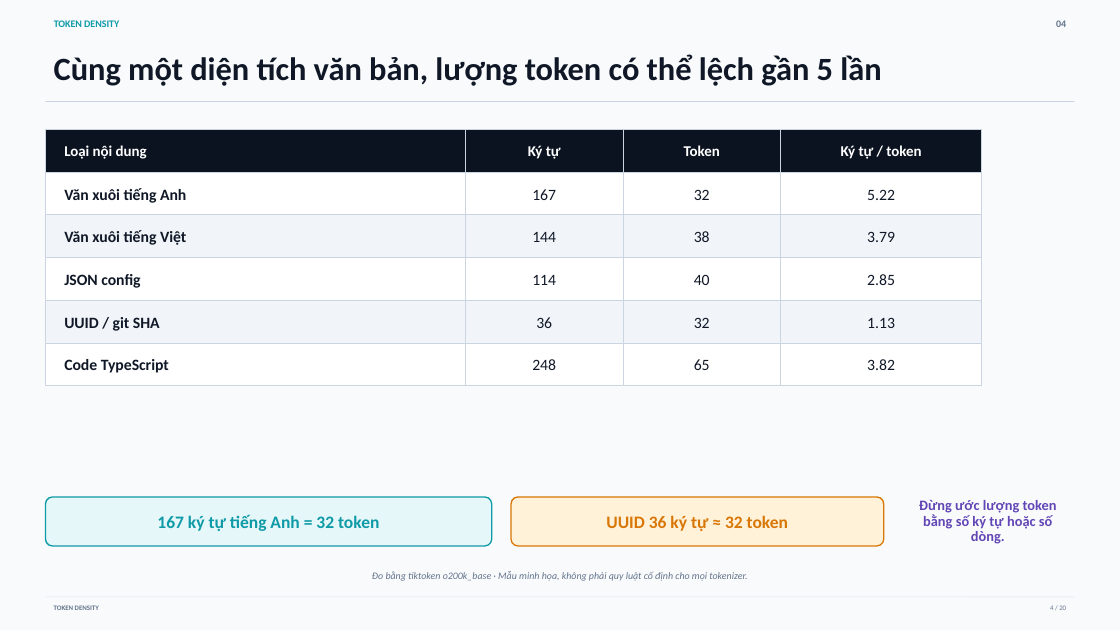
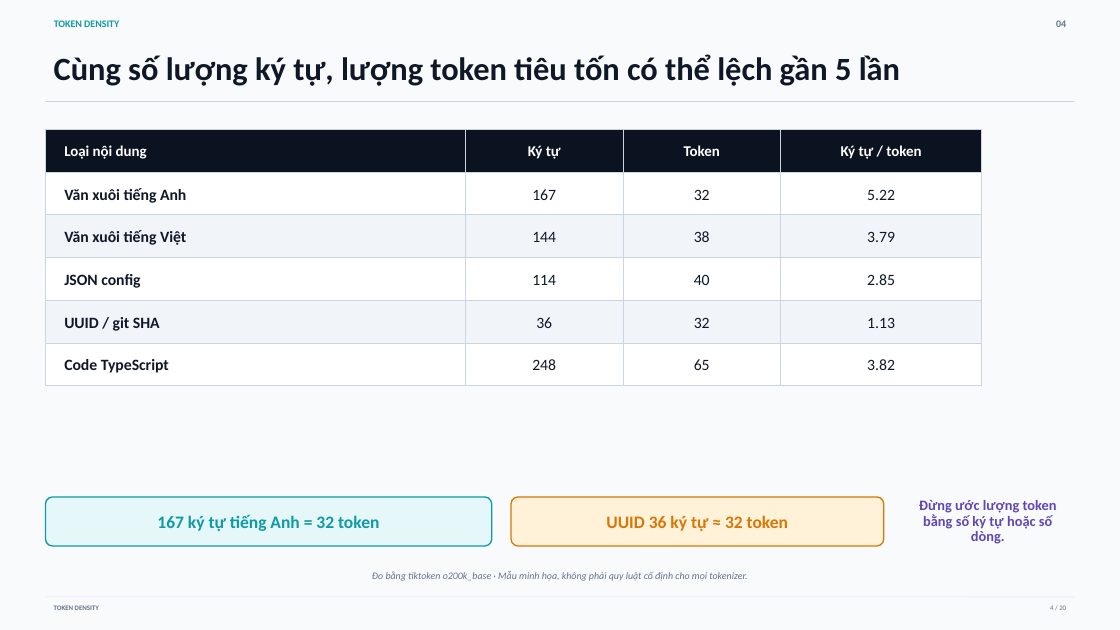
Before and after one commit to dungnm02/token-optimizer, a slide deck: slide 4 of slides/token-optimizer-reworked-deck.pptx. Drawn at 1120x630 pixels with LibreOffice and Linux fonts; fonts in the diff are those of the drawing. Boxes give left, top, right and bottom in pixels: in the first picture for what was removed or moved away, otherwise in the second. Text is boxed around its words. In the diff, an @@ line names an element or a change of style, - is before the commit and + after.

```diff
--- a/slides/token-optimizer-reworked-deck.pptx
+++ b/slides/token-optimizer-reworked-deck.pptx
@@ text at [54,54,900,86]: text changed @@
-Cùng một diện tích văn bản, lượng token có thể lệch gần 5 lần
+Cùng số lượng ký tự, lượng token tiêu tốn có thể lệch gần 5 lần
```
Also in this commit, not shown: 14 other slides changed.
